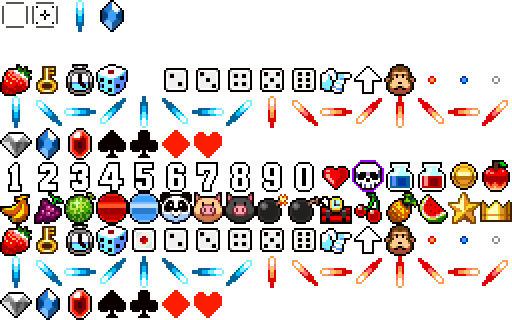
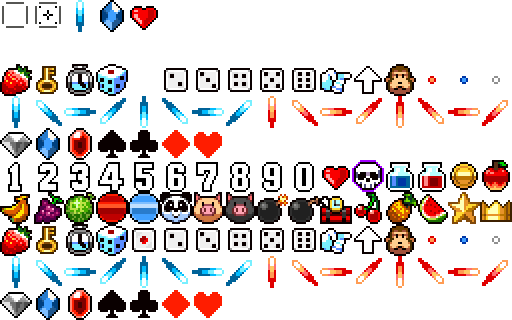
Layered file, before and after one edit (512 x 320). Changes by layer:
removed layer "貼り付けられたレイヤー" over [left=32, top=2, right=158, bottom=30]
painted on "icon0.png" over [left=32, top=2, right=158, bottom=30]
